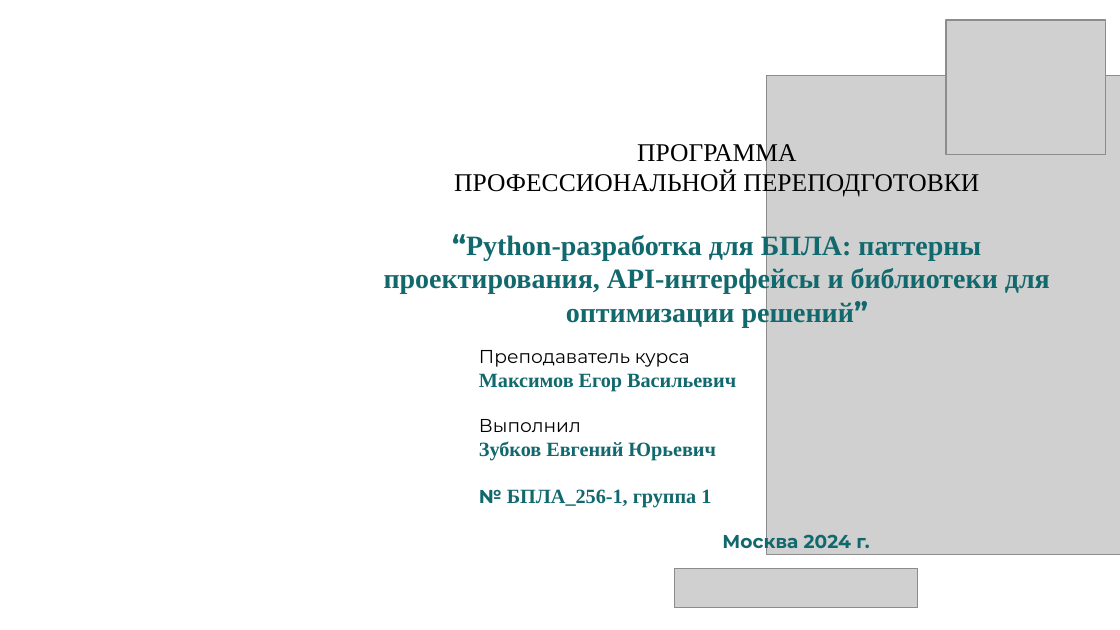
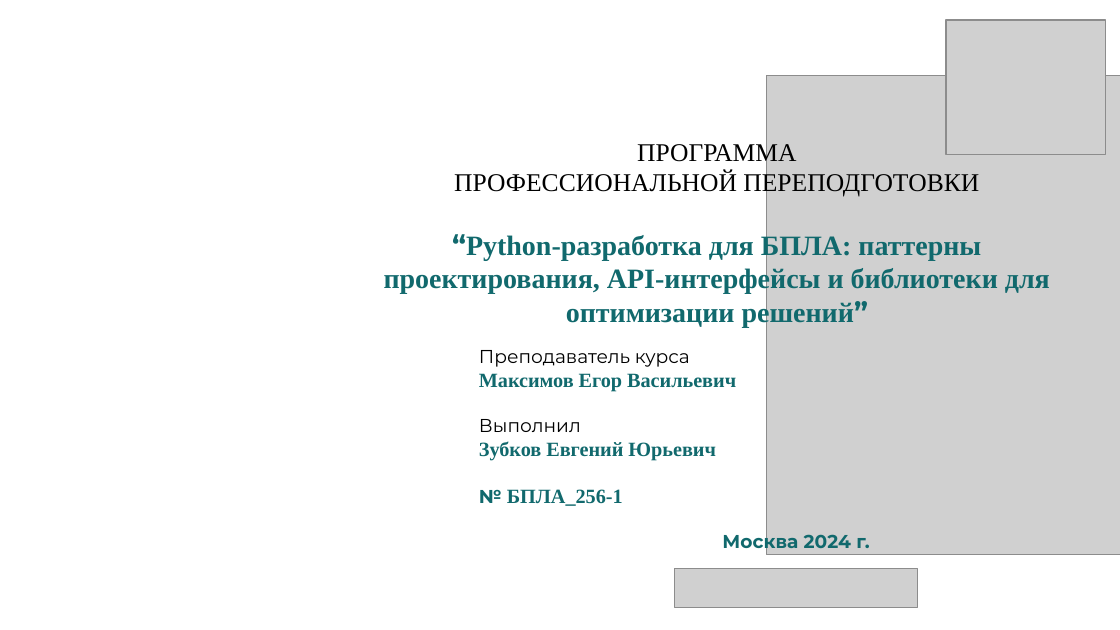
Before and after one commit to White2e/BPLAFinalCert, a slide deck: slide 1 of Python_разработка_для_БПЛА_паттерны_проектирования,_API_интерфейсы+(6).pptx. Drawn at 1120x630 pixels with LibreOffice and Linux fonts; fonts in the diff are those of the drawing; grey boxes stand for pictures. Boxes give left, top, right and bottom in pixels: in the first picture for what was removed or moved away, otherwise in the second. Text is boxed around its words. In the diff, an @@ line names an element or a change of style, - is before the commit and + after.

Commit message:
Preview of the project

```diff
--- a/Python_разработка_для_БПЛА_паттерны_проектирования,_API_интерфейсы+(6).pptx
+++ b/Python_разработка_для_БПЛА_паттерны_проектирования,_API_интерфейсы+(6).pptx
@@ subtitle at (479,489,623,506): text changed @@
-№ БПЛА_256-1, группа 1
+№ БПЛА_256-1
```
